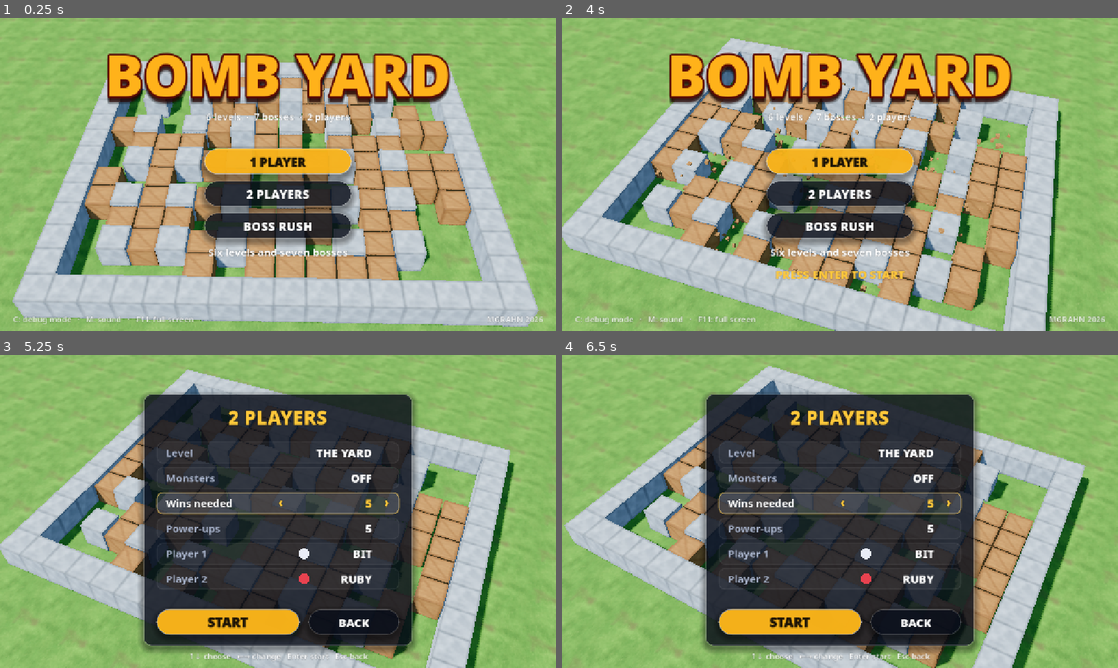
Above: before the commit, frames 1-4 (two rows, left to right).
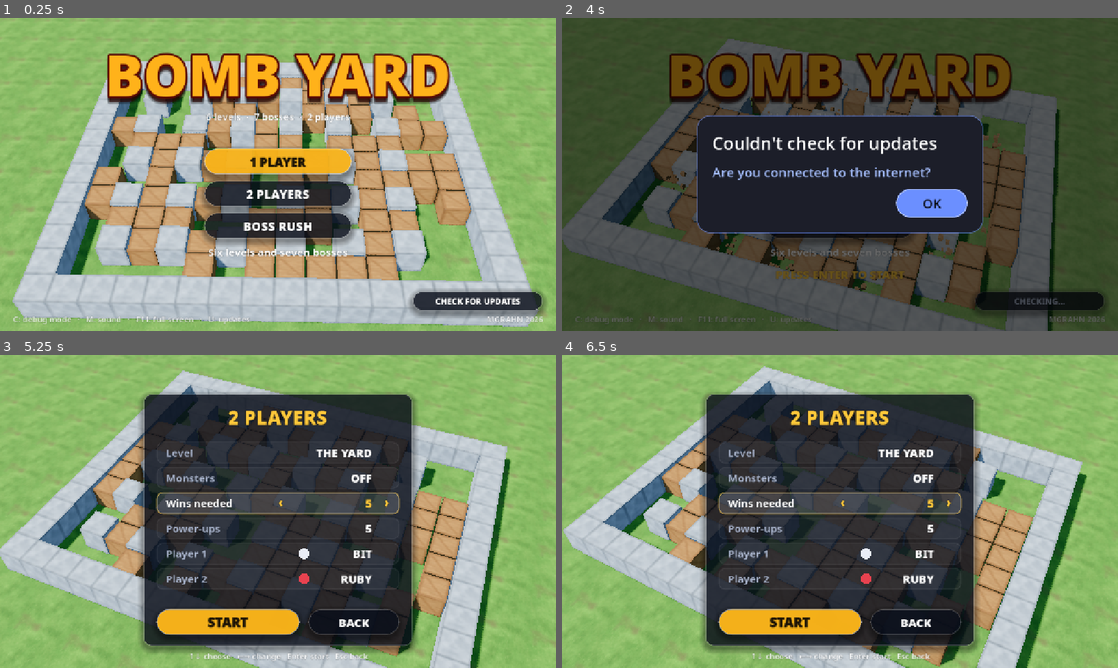
Above: after the commit, the same moments.

Repository: martin79grahn/bomb-yard-godot
Game: Godot game, scene res://main.tscn
Two runs of this game, one before a commit and one after it. Both use one fixed random seed, a clock stepped at 60 frames per second and the inputs below.
Inputs (mouse positions are in pixels of both pictures, inside the frame that each line leads up to):
- Up to frame 1 (0.25 s): no input
- Up to frame 2 (4 s): tap Enter at 0.5 s; move the mouse to (962, 158) at 0.52 s; hold Right 0.53-1.25 s; tap U at 0.6, 2.3, 3.8 s; click (962, 158) at 0.67 s; tap Space at 0.77, 1.07, 3.77 s; drag from (728, 190) to (812, 237) at 1.27 s; move the mouse to (895, 105) at 2.02 s; hold Right 2.03-2.75 s; tap X at 2.1 s; drag from (812, 237) to (673, 127) at 2.77 s; move the mouse to (1006, 221) at 3.52 s; hold Left from 3.53 s (still down); tap Shift at 3.6 s
- Up to frame 3 (5.25 s): tap Space at 4.07 s; release Left at 4.25 s; drag from (111, 464) to (194, 433) at 4.27 s; move the mouse to (305, 511) at 5.02 s; hold Down from 5.03 s (still down); tap Enter at 5.1 s; click (305, 511) at 5.17 s
- Up to frame 4 (6.5 s): tap U at 5.3 s; release Down at 5.75 s; drag from (756, 433) to (728, 527) at 5.77 s

The runs differ from the first frame. In frame 1, 2.1% of the frame differs, in the area x 37-99%, y 86-98%; in frame 2, 97%, in the area x 0-100%, y 0-100%; in frame 3, 5.3%; in frame 4, 5.2%.

Commit message:
Version 2.2.0: Check for updates button on the title screen
Co-Authored-By: Claude Opus 5.5 <noreply@anthropic.com>

Diff:
--- a/main.gd
+++ b/main.gd
@@ -333,6 +333,8 @@
 			_save_options()
 		elif event.physical_keycode == KEY_ESCAPE:
 			_back()
+		elif event.physical_keycode == KEY_U and state == "title":
+			check_updates()
 		elif event.physical_keycode == KEY_F11:
 			var w := get_window()
 			w.mode = Window.MODE_WINDOWED if w.mode == Window.MODE_FULLSCREEN else Window.MODE_FULLSCREEN
@@ -1088,6 +1090,18 @@
 	if n & K_C:
 		debug = not debug
 		audio.play("menu")
+
+
+## The title screen's "Check for updates" button (U on a keyboard).
+func check_updates() -> void:
+	if UpdateChecker.busy:
+		return
+	audio.play("menu")
+	UpdateChecker.check(true, true)
+
+
+func update_rect() -> Rect2:
+	return Rect2(ox + W - 330, 628, 300, 46)
 
 
 func _set_title_choice(t: int) -> void:
@@ -1361,8 +1375,13 @@
 		label("TAP A MODE TO START" if touch.enabled else "PRESS ENTER TO START", Vector2(W / 2, 600), 26, C_GOLD, HORIZONTAL_ALIGNMENT_CENTER, font_black, 800)
 	if debug:
 		label("DEBUG ON", Vector2(W / 2, 640), 22, Color("#ff7ad0"), HORIZONTAL_ALIGNMENT_CENTER, font_black, 400)
+	var ur := update_rect()
+	ur.position.x -= ox
+	card(ur, C_CARD, C_EDGE, 23)
+	label(UpdateChecker.button_text().to_upper(), Vector2(ur.get_center().x, ur.position.y + 31), 19,
+		C_DIM if UpdateChecker.busy else Color.WHITE, HORIZONTAL_ALIGNMENT_CENTER, font_black, ur.size.x)
 	if not touch.enabled:
-		label("C: debug mode   ·   M: sound   ·   F11: full screen", Vector2(30, 700), 18, Color(1, 1, 1, 0.75))
+		label("C: debug mode   ·   M: sound   ·   F11: full screen   ·   U: updates", Vector2(30, 700), 18, Color(1, 1, 1, 0.75))
 	label("MGRAHN 2026", Vector2(W - 30, 700), 18, Color(1, 1, 1, 0.75), HORIZONTAL_ALIGNMENT_RIGHT)
 
 
--- a/project.godot
+++ b/project.godot
@@ -4,7 +4,7 @@
 
 [application]
 
-config/version="2.1.0"
+config/version="2.2.0"
 config/name="Bomb Yard"
 config/description="Bomb Yard — the Mega Drive game, remade in Godot"
 run/main_scene="res://main.tscn"
@@ -48,3 +48,4 @@
 
 repo="martin79grahn/bomb-yard-godot"
 store_url="http://192.168.0.97:8787"
+language="en"
--- a/touch.gd
+++ b/touch.gd
@@ -118,6 +118,9 @@
 func _menu_tap(pos: Vector2) -> void:
 	match main.state:
 		"title":
+			if main.update_rect().has_point(pos):
+				main.check_updates()
+				return
 			for t in 3:
 				if main.title_item_rect(t).has_point(pos):
 					main._set_title_choice(t)
--- a/update_checker.gd
+++ b/update_checker.gd
@@ -11,26 +11,31 @@
 ##                                Keep it the same as Android "version/name" in the export preset.
 ##   update_checker/repo          "owner/repo" on GitHub
 ##   update_checker/store_url     e.g. "http://192.168.0.97:8787"
+##   update_checker/language      "sv" or "en" (default: the device's language)
 ##
 ## It only runs in exported builds. To test from the editor/command line:
 ##   godot --path . -- --update-check            (use real version)
 ##   godot --path . -- --update-check-as=0.0.1   (pretend to be an old version)
 ##
-## Manual check from a menu button:  UpdateChecker.check()
+## Manual check from a menu button:  UpdateChecker.check(true, true)
+## (shows "you have the latest version" / "couldn't check" too). While it runs, `busy` is true
+## and button_text() returns "Checking…", so a menu can show that.
 
 signal check_finished(update: Dictionary)  ## empty Dictionary = up to date / unreachable
 
 const DEFAULT_STORE := "http://192.168.0.97:8787"
 const TIMEOUT := 5.0
 
+var busy := false
 var _ui: Control
 var _was_paused := false
-var _sv := OS.get_locale_language() == "sv"
+var _sv := false
 
 
 func _ready() -> void:
 	layer = 128
 	process_mode = Node.PROCESS_MODE_ALWAYS
+	_sv = str(ProjectSettings.get_setting("update_checker/language", OS.get_locale_language())) == "sv"
 	if OS.has_feature("web"):
 		return  # the web version is always the latest
 	if not OS.has_feature("template") and not _forced():
@@ -63,20 +68,34 @@
 	return "linux"
 
 
-## Checks for an update and shows the popup if one is found.
+## Text for a menu button: "Check for updates" or "Checking…" (Swedish if the device is).
+func button_text() -> String:
+	if busy:
+		return "Söker..." if _sv else "Checking..."
+	return "Sök efter uppdatering" if _sv else "Check for updates"
+
+
+## Checks for an update and shows the popup if one is found. With manual = true it also
+## tells you when you're up to date or the check failed.
 ## Returns {version, name, notes, url, source} or {} if up to date / offline.
-func check(show_popup := true) -> Dictionary:
+func check(show_popup := true, manual := false) -> Dictionary:
 	var repo := str(ProjectSettings.get_setting("update_checker/repo", ""))
-	if repo == "":
-		push_warning("UpdateChecker: set update_checker/repo in Project Settings")
+	if repo == "" or busy:
+		if repo == "":
+			push_warning("UpdateChecker: set update_checker/repo in Project Settings")
 		return {}
+	busy = true
 	var store := str(ProjectSettings.get_setting("update_checker/store_url", DEFAULT_STORE)).trim_suffix("/")
 	var latest := await _from_store(store, repo)
 	if latest.is_empty():
 		latest = await _from_github(repo)
+	busy = false
 	var result := {}
 	if latest.is_empty():
 		print("[UpdateChecker] could not reach store or GitHub")
+		if manual and show_popup:
+			_dialog("Kunde inte söka" if _sv else "Couldn't check for updates",
+				"Är du ansluten till internet?" if _sv else "Are you connected to the internet?", "", {})
 	elif is_newer(latest.version, current_version()):
 		result = latest
 		print("[UpdateChecker] update available: %s -> %s via %s (%s)" % [current_version(), latest.version, latest.source, latest.url])
@@ -84,6 +103,9 @@
 			_show(latest)
 	else:
 		print("[UpdateChecker] up to date (%s, latest %s)" % [current_version(), latest.version])
+		if manual and show_popup:
+			_dialog("Du har senaste versionen" if _sv else "You're up to date",
+				"Version %s" % current_version(), "", {})
 	check_finished.emit(result)
 	return result
 
@@ -155,18 +177,21 @@
 
 # ------------------------------------------------------------------ popup
 
+## The first section of the release notes ("What's new"), without markdown, max 6 lines.
 func _clean_notes(md: String) -> String:
-	var re := RegEx.new()
-	re.compile("\\[([^\\]]*)\\]\\([^)]*\\)")  # [text](link) -> text
-	md = re.sub(md, "$1", true)
-	re.compile("(?m)^\\s*[-*+]\\s+")  # bullets
-	md = re.sub(md, "• ", true)
-	re.compile("[#*`_>]+")
-	md = re.sub(md, "", true)
+	var link := RegEx.create_from_string("\\[([^\\]]*)\\]\\([^)]*\\)")  # [text](link) -> text
+	var bullet := RegEx.create_from_string("^[-*+]\\s+")
+	var marks := RegEx.create_from_string("[#*`_>]+")
 	var lines := PackedStringArray()
-	for l in md.split("\n"):
-		if l.strip_edges() != "":
-			lines.append(l.strip_edges())
+	for raw in md.split("\n"):
+		var l := raw.strip_edges()
+		if l.begins_with("#"):  # a heading: skip the first, stop at the next
+			if lines.size() > 0:
+				break
+			continue
+		l = marks.sub(bullet.sub(link.sub(l, "$1", true), "• "), "", true).strip_edges()
+		if l != "":
+			lines.append(l)
 		if lines.size() >= 6:
 			break
 	var text := "\n".join(lines)
@@ -174,6 +199,14 @@
 
 
 func _show(u: Dictionary) -> void:
+	var notes := _clean_notes(u.notes)
+	if notes == "":
+		notes = u.name
+	_dialog("Ny version finns!" if _sv else "Update available", "%s  →  %s" % [current_version(), u.version], notes, u)
+
+
+## A popup. With an update (u not empty): "Later" / "Update"; otherwise just "OK".
+func _dialog(title_text: String, sub_text: String, body_text: String, u: Dictionary) -> void:
 	if _ui:
 		_ui.queue_free()
 	_was_paused = get_tree().paused
@@ -211,22 +244,25 @@
 	box.add_theme_constant_override("separation", int(fs * 0.6))
 	panel.add_child(box)
 
-	var title := _label("Ny version finns!" if _sv else "Update available", int(fs * 1.35))
-	box.add_child(title)
-	var sub := _label("%s  →  %s" % [current_version(), u.version], fs)
+	box.add_child(_label(title_text, int(fs * 1.35)))
+	var sub := _label(sub_text, fs)
 	sub.modulate = Color(0.65, 0.75, 1.0)
 	box.add_child(sub)
-	var notes := _clean_notes(u.notes)
-	if notes == "":
-		notes = u.name
-	var body := _label(notes, int(fs * 0.8))
-	body.modulate = Color(0.85, 0.87, 0.92)
-	box.add_child(body)
+	if body_text != "":
+		var body := _label(body_text, int(fs * 0.8))
+		body.modulate = Color(0.85, 0.87, 0.92)
+		box.add_child(body)
 
 	var row := HBoxContainer.new()
 	row.add_theme_constant_override("separation", int(fs * 0.6))
 	row.alignment = BoxContainer.ALIGNMENT_END
 	box.add_child(row)
+	if u.is_empty():
+		var ok := _button("OK", fs, true)
+		ok.pressed.connect(_close)
+		row.add_child(ok)
+		ok.grab_focus()
+		return
 	var later := _button("Senare" if _sv else "Later", fs, false)
 	later.pressed.connect(_close)
 	row.add_child(later)
Not shown, changed: export_presets.cfg
